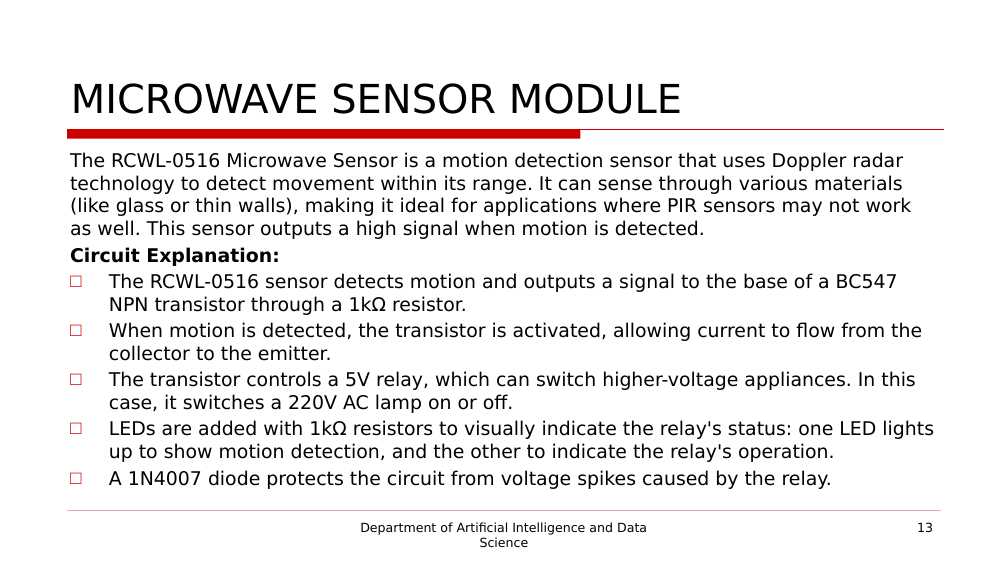
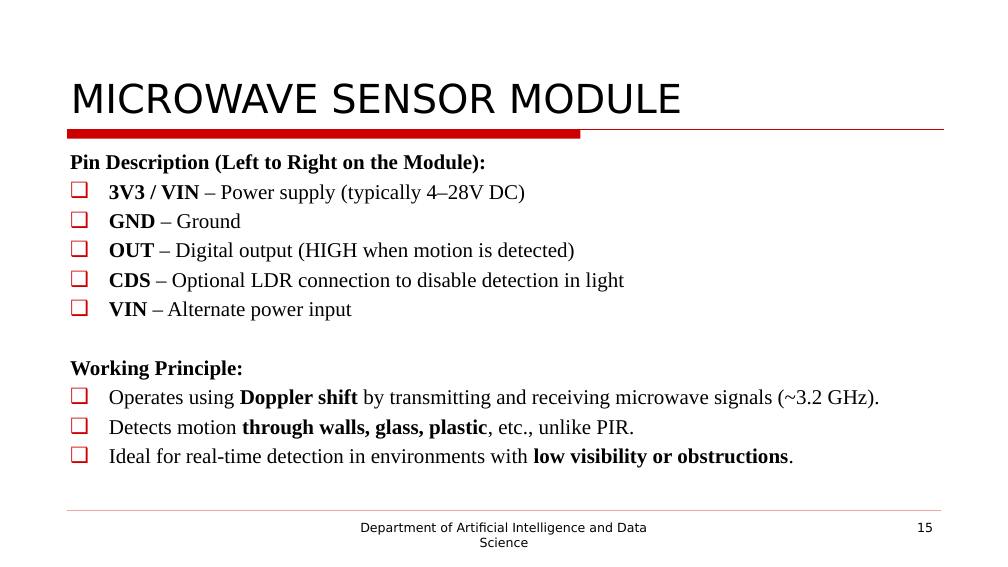
Before and after one commit to Aravinth-333/Team_A1_3_29_32-IDT, a slide deck: slide 15 of IDT_Final_Reviewppt.pptx (slide 13 before the commit). Drawn at 1008x567 pixels with LibreOffice and Linux fonts; fonts in the diff are those of the drawing; background and template pictures are left out. Boxes give left, top, right and bottom in pixels: in the first picture for what was removed or moved away, otherwise in the second. Text is boxed around its words. In the diff, an @@ line names an element or a change of style, - is before the commit and + after.

```diff
--- a/IDT_Final_Reviewppt.pptx
+++ b/IDT_Final_Reviewppt.pptx
@@ text at bbox=[70, 154, 880, 468]: text changed; size 18 to 20 pt; font DejaVu Sans to Times New Roman @@
-The RCWL-0516 Microwave Sensor is a motion detection sensor that uses Doppler radar technology to detect movement within its range. It can sense through various materials (like glass or thin walls), making it ideal for applications where PIR sensors may not work as well. This sensor outputs a high signal when motion is detected.
-Circuit Explanation:
-□ The RCWL-0516 sensor detects motion and outputs a signal to the base of a BC547 NPN transistor through a 1kΩ resistor.
-□ When motion is detected, the transistor is activated, allowing current to flow from the collector to the emitter.
-□ The transistor controls a 5V relay, which can switch higher-voltage appliances. In this case, it switches a 220V AC lamp on or off.
-□ LEDs are added with 1kΩ resistors to visually indicate the relay's status: one LED lights up to show motion detection, and the other to indicate the relay's operation.
-□ A 1N4007 diode protects the circuit from voltage spikes caused by the relay.
+Pin Description (Left to Right on the Module):
+❑ 3V3 / VIN – Power supply (typically 4–28V DC)
+❑ GND – Ground
+❑ OUT – Digital output (HIGH when motion is detected)
+❑ CDS – Optional LDR connection to disable detection in light
+❑ VIN – Alternate power input
+Working Principle:
+❑ Operates using Doppler shift by transmitting and receiving microwave signals (~3.2 GHz).
+❑ Detects motion through walls, glass, plastic, etc., unlike PIR.
+❑ Ideal for real-time detection in environments with low visibility or obstructions.
@@ page number at bbox=[917, 522, 933, 532]: text changed @@
-13
+15
```
Also in this commit, not shown: 2 other slides changed, 2 slides added, 2 other files.
